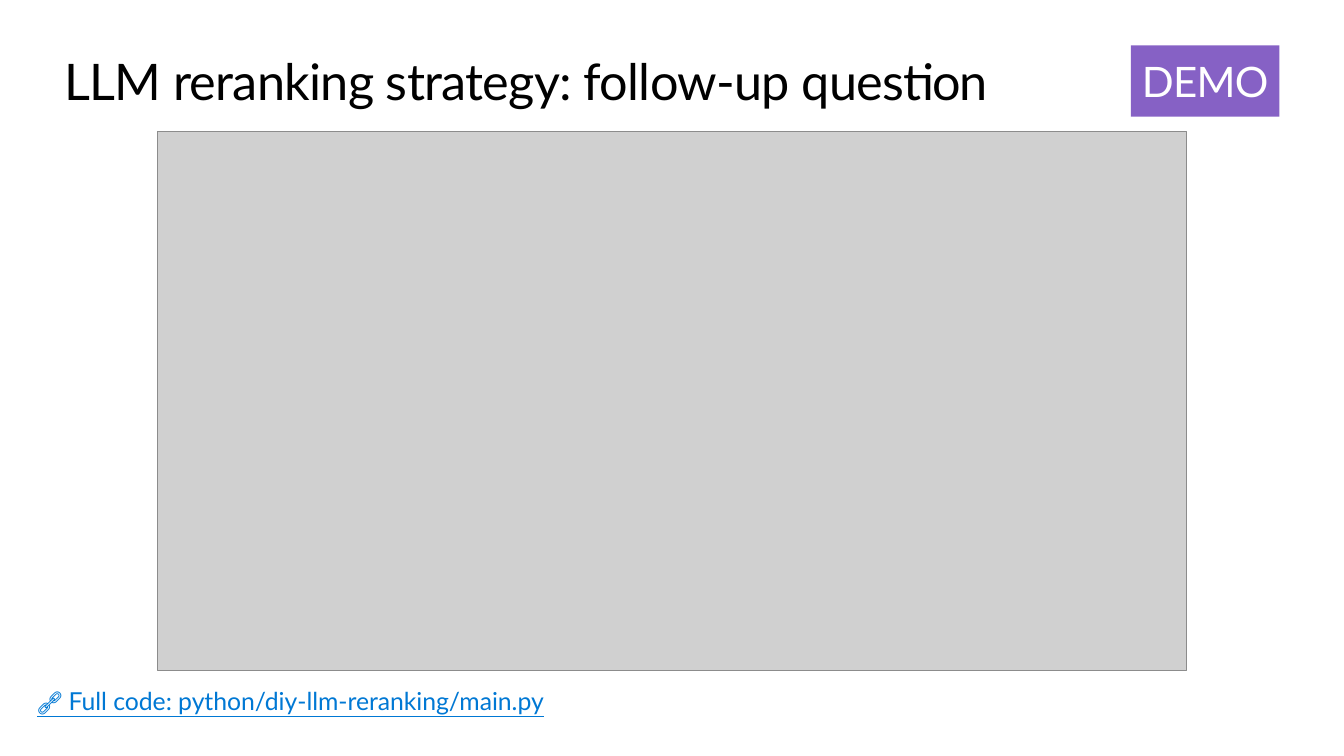
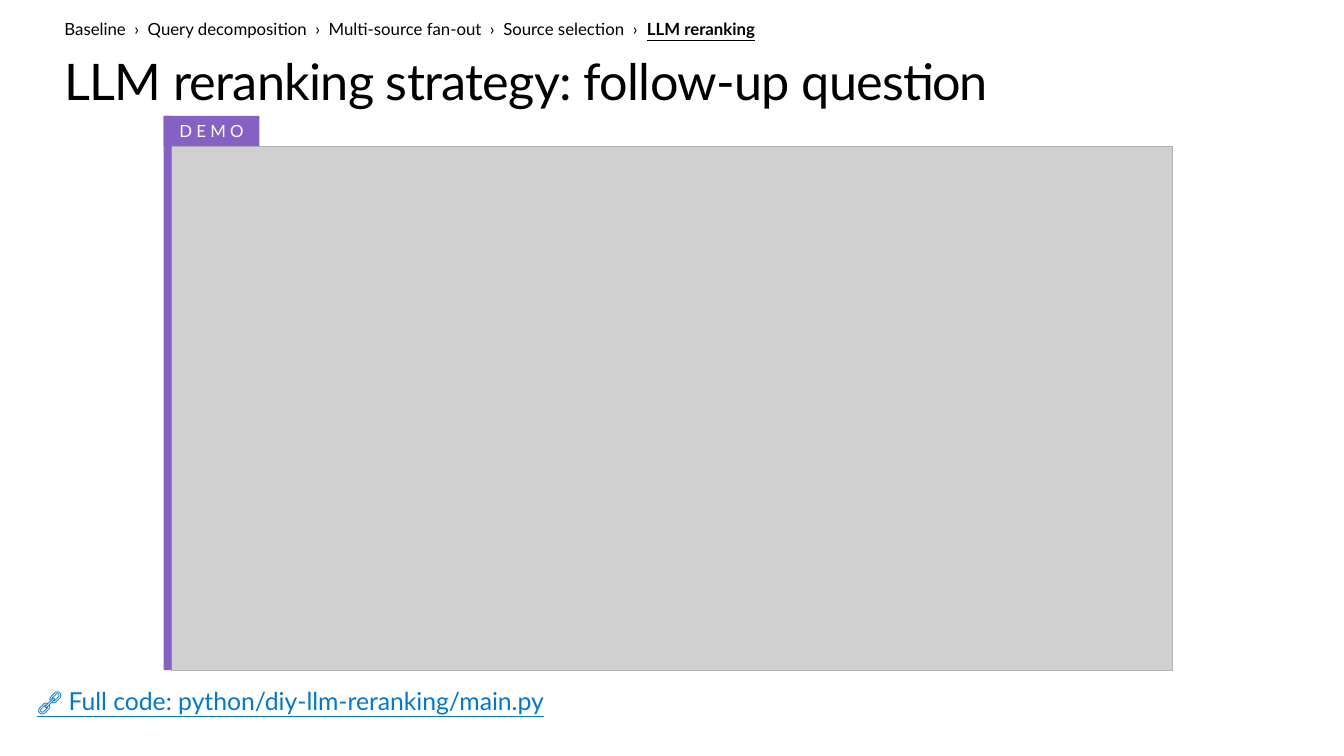
Before and after one commit to microsoft/ignite26-BRK300-building-agentic-retrieval-from-diy-to-foundry-iq, a slide deck: slide 31 of IgniteBRK300-WorkingDeck.pptx. Drawn at 1344x756 pixels with LibreOffice and Linux fonts; fonts in the diff are those of the drawing; grey boxes stand for pictures; background and template pictures are left out. Boxes give left, top, right and bottom in pixels: in the first picture for what was removed or moved away, otherwise in the second. Text is boxed around its words. In the diff, an @@ line names an element or a change of style, - is before the commit and + after.

```diff
--- a/IgniteBRK300-WorkingDeck.pptx
+++ b/IgniteBRK300-WorkingDeck.pptx
@@ text added at (64, 22, 755, 38), 12 pt, text #000000 @@
+Baseline › Query decomposition › Multi-source fan-out › Source selection › LLM reranking
@@ rectangle "DEMO": place and size @@
-rectangle "DEMO" at (1131, 45, 1279, 117)
+rectangle "DEMO" at (163, 116, 259, 146)
@@ rectangle "DEMO" at (163, 116, 259, 146): size 30 to 12 pt, letter spacing -0.5 to 3 pt; vertical alignment top to middle @@
@@ rectangle added at (163, 116, 171, 670), fill #8661C5 @@
@@ picture: place and size @@
-picture at (157, 131, 1187, 670)
+picture at (171, 146, 1173, 670)
@@ rectangle added at (171, 146, 1173, 670), outline #B1B3B3 0.75 pt @@
```
Also in this commit, not shown: 34 other slides changed, 1 other file.
